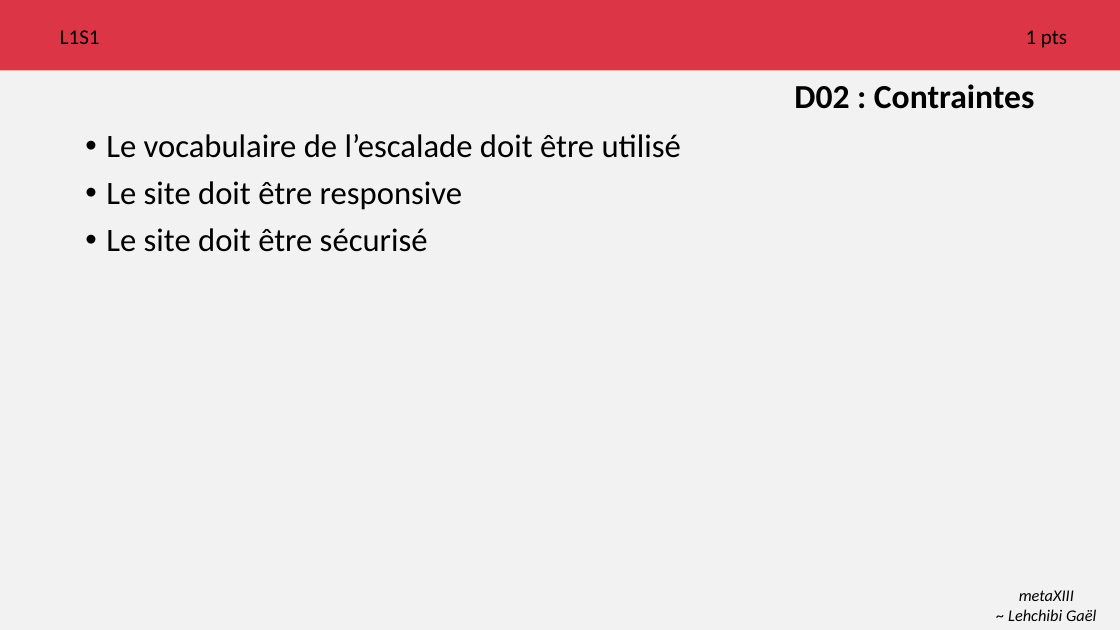
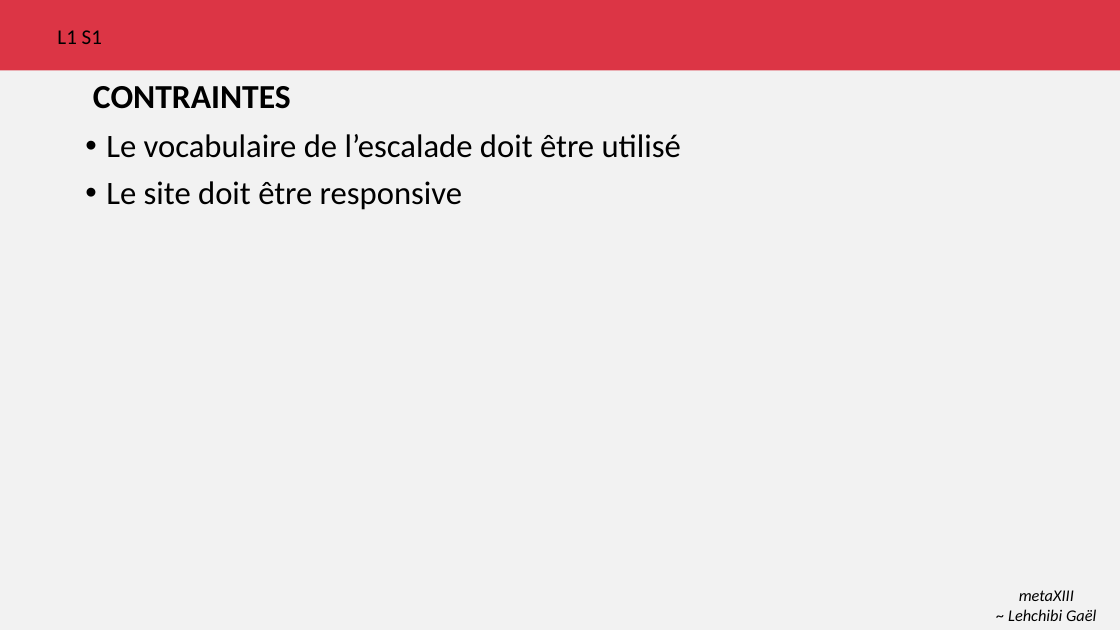
Before and after one commit to metaXIII/OC-java-P6, a slide deck: slide 12 of agile/Lot 1/Sprint 1/escalade.pptx (slide 6 before the commit). Drawn at 1120x630 pixels with LibreOffice and Linux fonts; fonts in the diff are those of the drawing. Boxes give left, top, right and bottom in pixels: in the first picture for what was removed or moved away, otherwise in the second. Text is boxed around its words. In the diff, an @@ line names an element or a change of style, - is before the commit and + after.

```diff
--- a/agile/Lot 1/Sprint 1/escalade.pptx
+++ b/agile/Lot 1/Sprint 1/escalade.pptx
@@ text at (x1=57, y1=30, x2=102, y2=44): spaces changed @@
-L1S1
+L1 S1
@@ text removed at (x1=1026, y1=30, x2=1067, y2=48) @@
-1 pts
@@ title at (x1=93, y1=86, x2=291, y2=109): text changed @@
-D02 : Contraintes
+CONTRAINTES
@@ text at (x1=106, y1=228, x2=428, y2=252): paragraph removed @@
-• Le site doit être sécurisé
```
Also in this commit, not shown: 3 other slides changed, 7 slides added, 1 slide removed.
